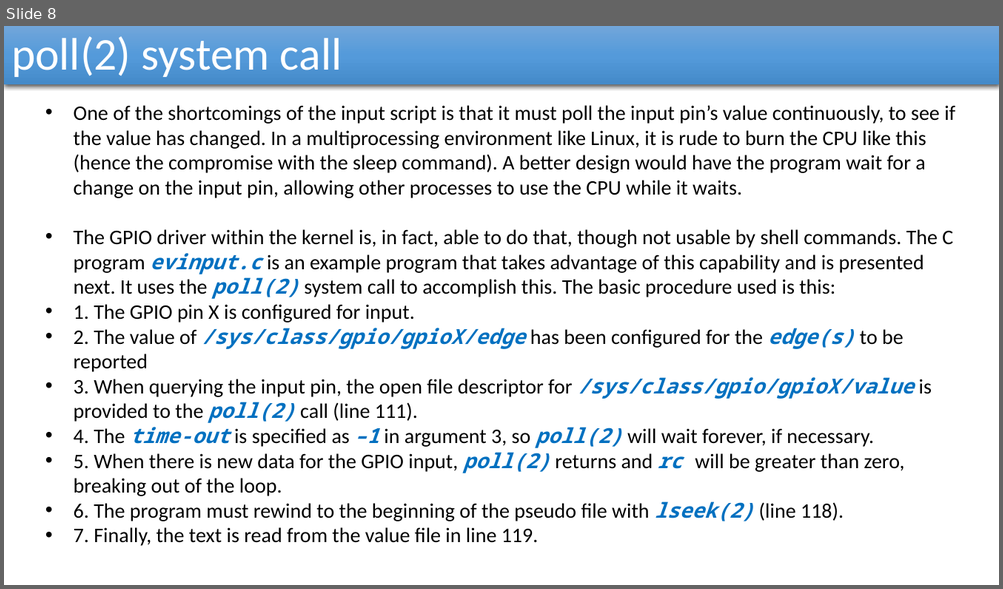
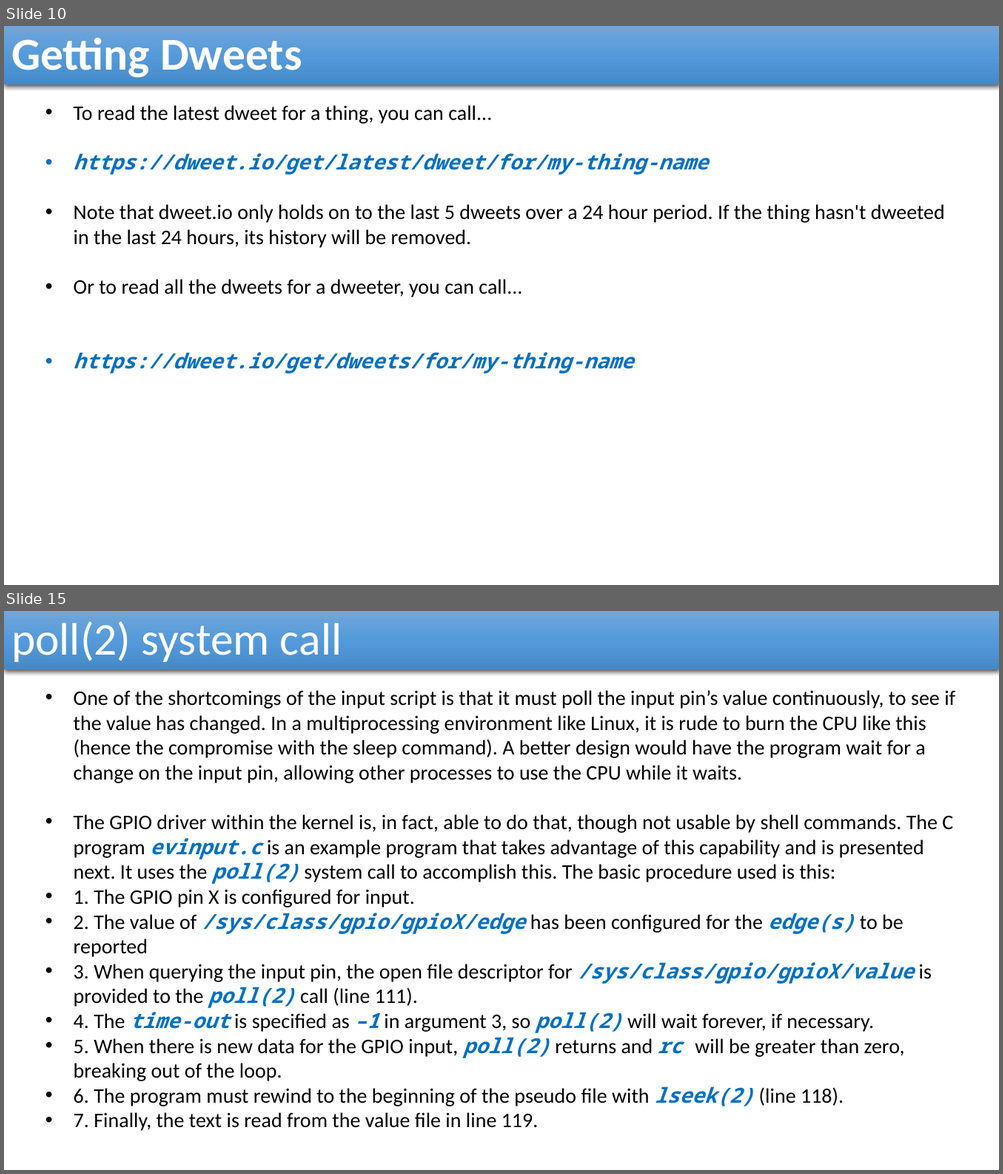
Before and after one commit to reza-arjmandi/rpi-course, a slide deck: session4/presentaion/Internet_Of_Things.pptx. Shown one above the other, each under a label of ours: slide 8 before the commit, slides 10 and 15 after it; the slides between them are not shown. The pictures are 1003x589 and 1003x1174 pixels, drawn with LibreOffice and Linux fonts; fonts in the diff are those of the drawing. Boxes give left, top, right and bottom in pixels: in the first picture for what was removed or moved away, otherwise in the second. Text is boxed around its words. In the diff, an @@ line names an element or a change of style, - is before the commit and + after.

```diff
--- a/session4/presentaion/Internet_Of_Things.pptx
+++ b/session4/presentaion/Internet_Of_Things.pptx
@@ slide 10 added at [4,26,999,585], background #FFFFFF @@
@@ rectangle added at [4,26,999,85], fill gradient #71A6DB to #559BDB to #448ACA, 44 pt, text #FFFFFF, bold @@
+Getting Dweets
@@ text added at [74,105,945,374], 20 pt, text #000000 @@
+• To read the latest dweet for a thing, you can call...
+• https://dweet.io/get/latest/dweet/for/my-thing-name
+• Note that dweet.io only holds on to the last 5 dweets over a 24 hour period. If the thing hasn't dweeted in the last 24 hours, its history will be removed.
+• Or to read all the dweets for a dweeter, you can call...
+• https://dweet.io/get/dweets/for/my-thing-name
@@ what was slide 8 is now slide 15 @@
```
Also in this commit, not shown: 6 other slides added.
